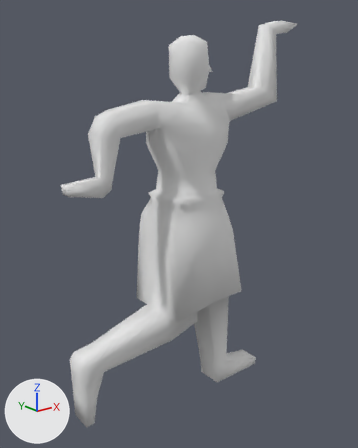
What one commit did to the OBJ model EgyptianPieceAssets/EgyptianPieceModel.obj.
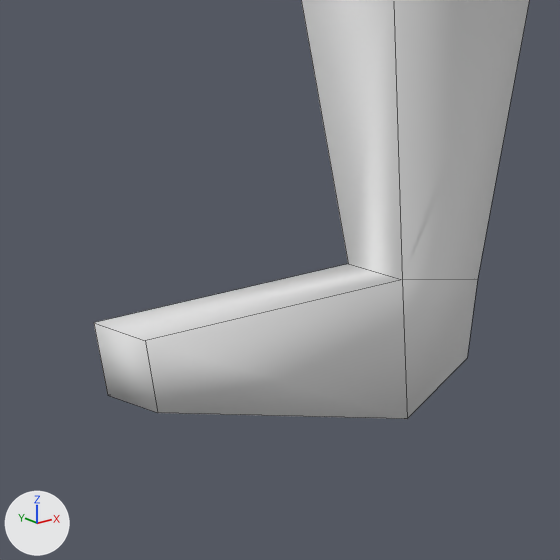
The first picture shows the older version from a 50 mm camera at (-10.93, -20.9, 5.88) aimed at (-0.78, -8.21, 0.81). The close-ups show both versions on the part from 13% to 35% of the width and 31% to 48% of the height of that picture. The axes (+X, +Y, +Z) are drawn at lower left. The lights are the same throughout. The close-ups show mesh edges as thin lines. Where no turn or scale is listed for an object, it has been applied to the vertices.

Names of what the first close-up shows: 'PlayerModel'.
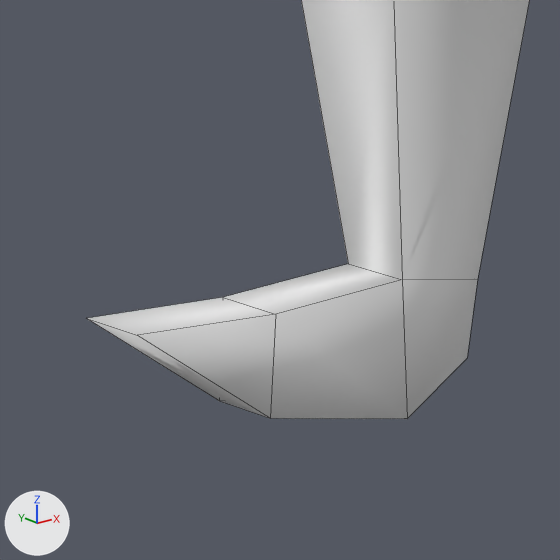
Where the change shows, as pixel boxes (x1, y1, x2, y2) in the close-ups (560 x 560 px):
```json
{"object": "PlayerModel", "change": "reshaped", "before": [94, 0, 529, 419], "after": [87, 0, 529, 419]}
{"part": 1, "of": "me_playermodel", "change": "built on", "before": [94, 264, 407, 419], "after": [87, 264, 407, 419]}
```

Edits to the scene script, one JSON object a line:
```json
{"block": "me_playermodel", "where": "me_playermodel.from_pydata(...)  # 238 vertices, 252 faces; spans x -5.1..4.21, y -9.63..-7.26, z -5.8..7.47"}
{"block": "me_playermodel", "where": "# used by ob_playermodel; location = (0.0, 0.0, 0.0)"}
{"block": "me_playermodel", "where": "# verts and faces of me_playermodel; kept vertices keep their numbers, new ones are numbered from 238"}
{"block": "me_playermodel", "where": "# before: 224 (-5.1, -8.39, 2.82) at pixel (93, 322), 225 (-5.08, -8.77, 2.82) at pixel (145, 340), 226 (-5.06, -8.39, 2.54) at pixel (107, 395), 227 (-5.05, -8.77, 2.54) at pixel (157, 412)"}
{"block": "me_playermodel", "change": "me_playermodel part 1"}
{"op": "add", "block": "me_playermodel", "code": "delete_faces([(224, 226, 227, 225)])"}
{"op": "add", "block": "me_playermodel", "code": "verts[224] = (-4.56, -8.39, 2.85)  # moved, pixel (222, 297)"}
{"op": "add", "block": "me_playermodel", "code": "verts[225] = (-4.54, -8.77, 2.85)  # moved, pixel (275, 314)"}
{"op": "add", "block": "me_playermodel", "code": "verts[226] = (-4.6, -8.39, 2.45)  # moved, pixel (219, 400)"}
{"op": "add", "block": "me_playermodel", "code": "verts[227] = (-4.59, -8.77, 2.45)  # moved, pixel (270, 418)"}
{"op": "add", "block": "me_playermodel", "code": "verts[238] = (-5.14, -8.41, 2.85)  # pixel (86, 318)"}
{"op": "add", "block": "me_playermodel", "code": "verts[239] = (-5.12, -8.79, 2.85)  # pixel (137, 335)"}
{"op": "add", "block": "me_playermodel", "code": "faces += [(226, 227, 239, 238), (224, 226, 238), (224, 238, 239, 225), (225, 239, 227)]"}
```
